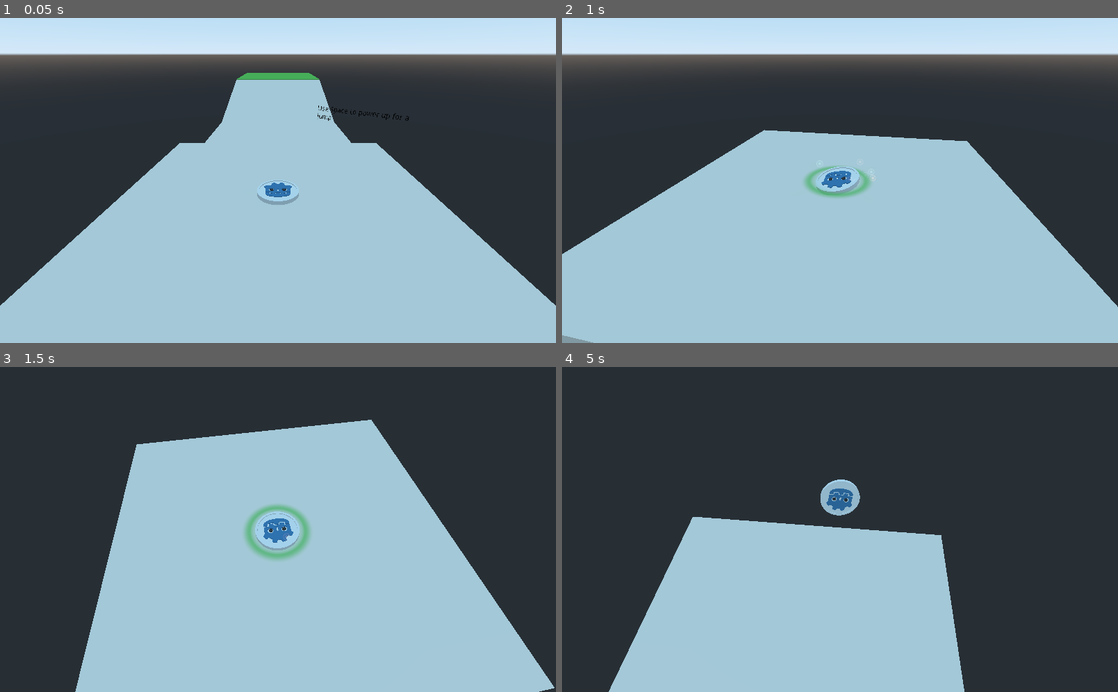
Above: before the commit, frames 1-4 (two rows, left to right).
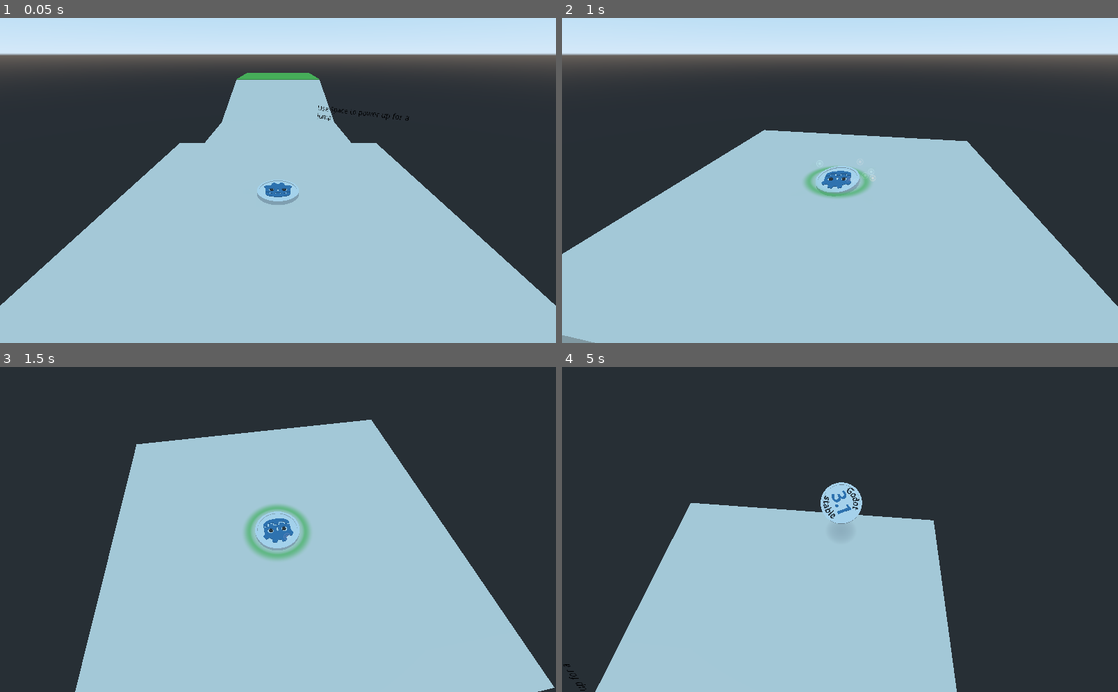
Above: after the commit, the same moments.

Repository: bojidar-bg/coin-jump
Game: Godot game, scene res://levels/Level1.tscn
Two runs of this game, one before a commit and one after it. Both use one fixed random seed, a clock stepped at 60 frames per second and the inputs below.
Inputs (mouse positions are in pixels of both pictures, inside the frame that each line leads up to):
- Up to frame 1 (0.05 s): no input
- Up to frame 2 (1 s): move the mouse to (962, 164) at 0.52 s; hold D (turn_right) from 0.53 s (still down); hold Space (power) from 0.53 s (still down); click (962, 164) at 0.67 s
- Up to frame 3 (1.5 s): move the mouse to (250, 529) at 1.27 s; release D (turn_right) at 1.28 s; release Space (power) at 1.28 s; hold W (turn_up) from 1.28 s (still down); tap Space (power) at 1.35 s
- Up to frame 4 (5 s): keep holding W (turn_up); move the mouse to (851, 523) at 2.02 s; hold Space (power) 2.03-2.78 s; move the mouse to (834, 536) at 2.77 s; tap Space (power) at 2.85, 4.35 s; move the mouse to (878, 532) at 3.52 s; hold Space (power) 3.53-4.28 s; move the mouse to (795, 526) at 4.27 s

Frame 1 is identical in both runs. In frame 2, 0.1% of the frame differs, in the area x 0-100%, y 34-100%; in frame 3, less than 0.1%; in frame 4, 4.3%, in the area x 0-73%, y 34-100%.

Commit message:
Refactor platforms, so that there are different types of resizeable platforms

Diff:
--- a/Coin.gd
+++ b/Coin.gd
@@ -1,6 +1,6 @@
 extends RigidBody
 
-const Platform = preload("res://Platform.gd")
+const Platform = preload("res://platforms/Platform.gd")
 export var camera_holder_path := @"../CameraOrigin"
 export var shadow_path := @"../Shadow"
 export var power_bar_path := @"../PowerProgress"
@@ -22,7 +22,6 @@
 var power_overflow := false
 var camera_rotation_speed := Vector2(0.0, 0.0)
 var camera_rotation := Vector2(0.0, deg2rad(-28.559))
-var mouse_rotation_input := 0.0
 var camera_rotation_target = null
 var stable_since := 0.0
 onready var camera_holder := get_node(camera_holder_path) as Spatial
@@ -106,24 +105,15 @@
 			update_power()
 		power_overflow = false
 
-	var is_stable = false
-	if stable_since > stable_time:
-		is_stable = true
 	if heads.is_colliding() and is_pointing_down(heads):
 		stable_since += delta
-		if heads.get_collider() is Platform:
-			var collider = heads.get_collider() as Platform
-			if collider.mode == 1 and stable_since > stable_time:
-				win()
-			elif collider.mode == 3 or collider.mode == 4:
+		if heads.get_collider().has_method("_land"):
+			if heads.get_collider()._land(0, stable_since > stable_time) == false:
 				die()
 	elif tails.is_colliding() and is_pointing_down(tails):
 		stable_since += delta
-		if tails.get_collider() is Platform:
-			var collider = tails.get_collider() as Platform
-			if collider.mode == 1 and stable_since > stable_time:
-				win()
-			elif collider.mode == 2 or collider.mode == 4:
+		if tails.get_collider().has_method("_land"):
+			if tails.get_collider()._land(1, stable_since > stable_time) == false:
 				die()
 	else:
 		stable_since = 0.0
--- a/Platform.gd
+++ /dev/null
@@ -1,23 +0,0 @@
-tool
-extends StaticBody
-
-export(int, "Normal", "Goal", "Head", "Tail", "Kill") var mode: int = 0 setget set_mode
-export var normal_material: Material
-export var goal_material: Material
-export var head_material: Material
-export var tail_material: Material
-export var kill_material: Material
-onready var mesh := $Mesh as MeshInstance
-
-func _ready():
-	set_mode(mode)
-
-func set_mode(new_mode):
-	mode = new_mode
-	if mesh != null:
-		match mode:
-			0: mesh.set_surface_material(0, normal_material)
-			1: mesh.set_surface_material(0, goal_material)
-			2: mesh.set_surface_material(0, head_material)
-			3: mesh.set_surface_material(0, tail_material)
-			4: mesh.set_surface_material(0, kill_material)
--- a/Platform.tscn
+++ /dev/null
@@ -1,39 +0,0 @@
-[gd_scene load_steps=9 format=2]
-
-[ext_resource path="res://Platform.gd" type="Script" id=1]
-
-[sub_resource type="SpatialMaterial" id=1]
-albedo_color = Color( 1, 0.956863, 0.913725, 1 )
-
-[sub_resource type="SpatialMaterial" id=2]
-albedo_color = Color( 0.435294, 0.831373, 0.368627, 1 )
-
-[sub_resource type="SpatialMaterial" id=3]
-albedo_color = Color( 0.284628, 0.544227, 0.743512, 1 )
-
-[sub_resource type="SpatialMaterial" id=4]
-albedo_color = Color( 0.427451, 0.364706, 0.494118, 1 )
-
-[sub_resource type="SpatialMaterial" id=7]
-albedo_color = Color( 0.945098, 0.0941176, 0.231373, 1 )
-
-[sub_resource type="CubeMesh" id=5]
-size = Vector3( 15, 1, 15 )
-
-[sub_resource type="BoxShape" id=6]
-extents = Vector3( 7.5, 0.5, 7.5 )
-
-[node name="Platform" type="StaticBody"]
-script = ExtResource( 1 )
-normal_material = SubResource( 1 )
-goal_material = SubResource( 2 )
-head_material = SubResource( 3 )
-tail_material = SubResource( 4 )
-kill_material = SubResource( 7 )
-
-[node name="Mesh" type="MeshInstance" parent="."]
-mesh = SubResource( 5 )
-material/0 = SubResource( 1 )
-
-[node name="Collision" type="CollisionShape" parent="."]
-shape = SubResource( 6 )
--- a/Player.gd
+++ /dev/null
@@ -1,6 +0,0 @@
-extends Spatial
-
-export(String, FILE, "*.tscn,*.scn") var next_level: String
-
-func go_to_next_level():
-	get_tree().change_scene(next_level)
--- a/Player.tscn
+++ b/Player.tscn
@@ -1,6 +1,5 @@
-[gd_scene load_steps=23 format=2]
-
-[ext_resource path="res://Player.gd" type="Script" id=1]
+[gd_scene load_steps=22 format=2]
+
 [ext_resource path="res://Coin.escn" type="PackedScene" id=2]
 [ext_resource path="res://Coin.gd" type="Script" id=3]
 [ext_resource path="res://particle.png" type="Texture" id=4]
@@ -172,7 +171,6 @@
 border_color = Color( 0.831373, 0.568627, 0.2, 1 )
 
 [node name="Player" type="Spatial"]
-script = ExtResource( 1 )
 
 [node name="Coin" parent="." instance=ExtResource( 2 )]
 physics_material_override = SubResource( 1 )
--- a/levels/Level1.tscn
+++ b/levels/Level1.tscn
@@ -1,7 +1,8 @@
-[gd_scene load_steps=8 format=2]
+[gd_scene load_steps=9 format=2]
 
 [ext_resource path="res://Player.tscn" type="PackedScene" id=1]
-[ext_resource path="res://Platform.tscn" type="PackedScene" id=2]
+[ext_resource path="res://platforms/Platform.tscn" type="PackedScene" id=2]
+[ext_resource path="res://platforms/GoalPlatform.tscn" type="PackedScene" id=3]
 
 [sub_resource type="Environment" id=1]
 background_mode = 1
@@ -28,16 +29,15 @@
 [node name="Platform2" parent="." instance=ExtResource( 2 )]
 transform = Transform( 1, 0, 0, 0, 1, 0, 0, 0, 1, 0, -2, -15 )
 
-[node name="Platform4" parent="." instance=ExtResource( 2 )]
-transform = Transform( 1, 0, 0, 0, 1, 0, 0, 0, 1, 0, 2, -44 )
-mode = 1
-
 [node name="Platform3" parent="." instance=ExtResource( 2 )]
 transform = Transform( 1, 0, 0, 0, 0.965926, -0.258819, 0, 0.258819, 0.965926, 0, 0, -29 )
 
+[node name="GoalPlatform" parent="." instance=ExtResource( 3 )]
+transform = Transform( 1, 0, 0, 0, 1, 0, 0, 0, 1, 0, 2, -44 )
+next_level = "res://levels/Level2.tscn"
+
 [node name="Player" parent="." instance=ExtResource( 1 )]
 transform = Transform( 1, 0, 0, 0, 1, 0, 0, 0, 1, 0, 0.718393, 0 )
-next_level = "res://levels/Level2.tscn"
 
 [node name="Viewport" type="Viewport" parent="."]
 size = Vector2( 200, 200 )
--- a/levels/Level2.tscn
+++ b/levels/Level2.tscn
@@ -1,7 +1,8 @@
-[gd_scene load_steps=8 format=2]
+[gd_scene load_steps=9 format=2]
 
-[ext_resource path="res://Platform.tscn" type="PackedScene" id=1]
+[ext_resource path="res://platforms/Platform.tscn" type="PackedScene" id=1]
 [ext_resource path="res://Player.tscn" type="PackedScene" id=2]
+[ext_resource path="res://platforms/GoalPlatform.tscn" type="PackedScene" id=3]
 
 [sub_resource type="Environment" id=1]
 background_mode = 1
@@ -31,13 +32,12 @@
 [node name="Platform3" parent="." instance=ExtResource( 1 )]
 transform = Transform( 1, 0, 0, 0, 1, 0, 0, 0, 1, 17, -1, -17 )
 
-[node name="Platform4" parent="." instance=ExtResource( 1 )]
+[node name="GoalPlatform" parent="." instance=ExtResource( 3 )]
 transform = Transform( 1, 0, 0, 0, 1, 0, 0, 0, 1, 17, 0, -34 )
-mode = 1
+next_level = "res://levels/Level3.tscn"
 
 [node name="Player" parent="." instance=ExtResource( 2 )]
 transform = Transform( 1, 0, 0, 0, 1, 0, 0, 0, 1, 0, 0.841447, 0 )
-next_level = "res://levels/Level3.tscn"
 
 [node name="Viewport" type="Viewport" parent="."]
 size = Vector2( 200, 200 )
--- a/levels/Level3.tscn
+++ b/levels/Level3.tscn
@@ -1,7 +1,9 @@
-[gd_scene load_steps=8 format=2]
+[gd_scene load_steps=10 format=2]
 
-[ext_resource path="res://Platform.tscn" type="PackedScene" id=1]
+[ext_resource path="res://platforms/Platform.tscn" type="PackedScene" id=1]
 [ext_resource path="res://Player.tscn" type="PackedScene" id=2]
+[ext_resource path="res://platforms/GoalPlatform.tscn" type="PackedScene" id=3]
+[ext_resource path="res://platforms/KillPlatform.tscn" type="PackedScene" id=4]
 
 [sub_resource type="Environment" id=1]
 background_mode = 1
@@ -25,21 +27,19 @@
 
 [node name="Platform" parent="." instance=ExtResource( 1 )]
 
-[node name="Platform2" parent="." instance=ExtResource( 1 )]
+[node name="KillPlatform" parent="." instance=ExtResource( 4 )]
+transform = Transform( 1, 0, 0, 0, 1, 0, 0, 0, 1, 0, 0, -36 )
+mode = 1
+
+[node name="KillPlatform2" parent="." instance=ExtResource( 4 )]
 transform = Transform( 1, 0, 0, 0, 1, 0, 0, 0, 1, 0, 0, -18 )
-mode = 2
 
-[node name="Platform3" parent="." instance=ExtResource( 1 )]
-transform = Transform( 1, 0, 0, 0, 1, 0, 0, 0, 1, 0, 0, -36 )
-mode = 3
-
-[node name="Platform4" parent="." instance=ExtResource( 1 )]
+[node name="GoalPlatform" parent="." instance=ExtResource( 3 )]
 transform = Transform( 1, 0, 0, 0, 1, 0, 0, 0, 1, 0, 0, -54 )
-mode = 1
+next_level = "res://levels/Level4.tscn"
 
 [node name="Player" parent="." instance=ExtResource( 2 )]
 transform = Transform( 1, 0, 0, 0, 1, 0, 0, 0, 1, 0, 0.841447, 0 )
-next_level = "res://levels/Level4.tscn"
 
 [node name="Viewport" type="Viewport" parent="."]
 size = Vector2( 200, 200 )
--- a/levels/Level4.tscn
+++ b/levels/Level4.tscn
@@ -1,7 +1,8 @@
-[gd_scene load_steps=3 format=2]
+[gd_scene load_steps=4 format=2]
 
-[ext_resource path="res://Platform.tscn" type="PackedScene" id=1]
+[ext_resource path="res://platforms/Platform.tscn" type="PackedScene" id=1]
 [ext_resource path="res://Player.tscn" type="PackedScene" id=2]
+[ext_resource path="res://platforms/GoalPlatform.tscn" type="PackedScene" id=3]
 
 [node name="World" type="Spatial"]
 
@@ -16,10 +17,9 @@
 [node name="Platform5" parent="." instance=ExtResource( 1 )]
 transform = Transform( 1, 0, 0, 0, 1, 0, 0, 0, 1, 16, 15, 0 )
 
-[node name="Platform4" parent="." instance=ExtResource( 1 )]
+[node name="GoalPlatform" parent="." instance=ExtResource( 3 )]
 transform = Transform( 1, 0, 0, 0, 1, 0, 0, 0, 1, 0, 20, 0 )
-mode = 1
+next_level = "res://levels/Level5.tscn"
 
 [node name="Player" parent="." instance=ExtResource( 2 )]
 transform = Transform( 1, 0, 0, 0, 1, 0, 0, 0, 1, 0, 0.841447, 0 )
-next_level = "res://levels/Level5.tscn"
--- a/levels/Level5.tscn
+++ b/levels/Level5.tscn
@@ -1,7 +1,8 @@
-[gd_scene load_steps=3 format=2]
+[gd_scene load_steps=4 format=2]
 
-[ext_resource path="res://Platform.tscn" type="PackedScene" id=1]
+[ext_resource path="res://platforms/Platform.tscn" type="PackedScene" id=1]
 [ext_resource path="res://Player.tscn" type="PackedScene" id=2]
+[ext_resource path="res://platforms/GoalPlatform.tscn" type="PackedScene" id=3]
 
 [node name="World" type="Spatial"]
 
@@ -16,10 +17,9 @@
 [node name="Platform5" parent="." instance=ExtResource( 1 )]
 transform = Transform( 1, 0, 0, 0, 1, 0, 0, 0, 1, 16, -15, 0 )
 
-[node name="Platform4" parent="." instance=ExtResource( 1 )]
+[node name="GoalPlatform" parent="." instance=ExtResource( 3 )]
 transform = Transform( 1, 0, 0, 0, 1, 0, 0, 0, 1, 0, -20, 0 )
-mode = 1
+next_level = "res://levels/Level6.tscn"
 
 [node name="Player" parent="." instance=ExtResource( 2 )]
 transform = Transform( 1, 0, 0, 0, 1, 0, 0, 0, 1, 0, 0.841447, 0 )
-next_level = "res://levels/Level6.tscn"
--- a/levels/Level6.tscn
+++ b/levels/Level6.tscn
@@ -1,23 +1,24 @@
-[gd_scene load_steps=3 format=2]
+[gd_scene load_steps=5 format=2]
 
-[ext_resource path="res://Platform.tscn" type="PackedScene" id=1]
+[ext_resource path="res://platforms/Platform.tscn" type="PackedScene" id=1]
 [ext_resource path="res://Player.tscn" type="PackedScene" id=2]
+[ext_resource path="res://platforms/KillPlatform.tscn" type="PackedScene" id=3]
+[ext_resource path="res://platforms/GoalPlatform.tscn" type="PackedScene" id=4]
 
 [node name="World" type="Spatial"]
 
 [node name="Platform" parent="." instance=ExtResource( 1 )]
 
-[node name="Platform8" parent="." instance=ExtResource( 1 )]
+[node name="GoalPlatform" parent="." instance=ExtResource( 4 )]
 transform = Transform( 1, 0, 0, 0, 1, 0, 0, 0, 1, 41, 0, -50 )
+next_level = "res://levels/Level7.tscn"
+
+[node name="KillPlatform" parent="." instance=ExtResource( 3 )]
+transform = Transform( 1, 0, 0, 0, 1, 0, 0, 0, 1, 0, 10, -25 )
 mode = 1
 
-[node name="Platform3" parent="." instance=ExtResource( 1 )]
-transform = Transform( 1, 0, 0, 0, 1, 0, 0, 0, 1, 0, 10, -25 )
-mode = 3
-
-[node name="Platform6" parent="." instance=ExtResource( 1 )]
+[node name="KillPlatform2" parent="." instance=ExtResource( 3 )]
 transform = Transform( 1, 0, 0, 0, 1, 0, 0, 0, 1, 41, 10, -25 )
-mode = 2
 
 [node name="Platform2" parent="." instance=ExtResource( 1 )]
 transform = Transform( 1, 0, 0, 0, 0.707107, -0.707107, 0, 0.707107, 0.707107, 0, 5, -12.5 )
@@ -39,4 +40,3 @@
 
 [node name="Player" parent="." instance=ExtResource( 2 )]
 transform = Transform( 1, 0, 0, 0, 1, 0, 0, 0, 1, 0, 0.841447, 0 )
-next_level = "res://levels/Level7.tscn"
--- a/levels/Level7.tscn
+++ b/levels/Level7.tscn
@@ -1,7 +1,8 @@
-[gd_scene load_steps=3 format=2]
+[gd_scene load_steps=4 format=2]
 
-[ext_resource path="res://Platform.tscn" type="PackedScene" id=1]
+[ext_resource path="res://platforms/Platform.tscn" type="PackedScene" id=1]
 [ext_resource path="res://Player.tscn" type="PackedScene" id=2]
+[ext_resource path="res://platforms/GoalPlatform.tscn" type="PackedScene" id=3]
 
 [node name="World" type="Spatial"]
 
@@ -22,9 +23,9 @@
 [node name="Platform8" parent="." instance=ExtResource( 1 )]
 transform = Transform( 1, 0, 0, 0, 1, 0, 0, 0, 1, 47, 26, -69 )
 
-[node name="Platform9" parent="." instance=ExtResource( 1 )]
+[node name="GoalPlatform" parent="." instance=ExtResource( 3 )]
 transform = Transform( 1, 0, 0, 0, 1, 0, 0, 0, 1, 2, 32, -69 )
-mode = 1
+next_level = "res://levels/Level8.tscn"
 
 [node name="Platform3" parent="." instance=ExtResource( 1 )]
 transform = Transform( 0.906308, 0.422618, 0, -0.422618, 0.906308, 0, 0, 0, 1, 34, 12, 0 )
@@ -34,4 +35,3 @@
 
 [node name="Player" parent="." instance=ExtResource( 2 )]
 transform = Transform( 1, 0, 0, 0, 1, 0, 0, 0, 1, 0, 0.841447, 0 )
-next_level = "res://levels/Level8.tscn"
--- a/levels/Level8.tscn
+++ b/levels/Level8.tscn
@@ -1,40 +1,21 @@
-[gd_scene load_steps=3 format=2]
+[gd_scene load_steps=5 format=2]
 
 [ext_resource path="res://Player.tscn" type="PackedScene" id=1]
-[ext_resource path="res://Platform.tscn" type="PackedScene" id=2]
+[ext_resource path="res://platforms/Platform.tscn" type="PackedScene" id=2]
+[ext_resource path="res://platforms/GoalPlatform.tscn" type="PackedScene" id=3]
+[ext_resource path="res://platforms/KillPlatform.tscn" type="PackedScene" id=4]
 
 [node name="World" type="Spatial"]
 
 [node name="Platform" parent="." instance=ExtResource( 2 )]
 
-[node name="Platform2" parent="." instance=ExtResource( 2 )]
-transform = Transform( 1, 0, 0, 0, 1, 0, 0, 0, 1, 0, 0, -15 )
-mode = 4
+[node name="KillPlatform" parent="." instance=ExtResource( 4 )]
+transform = Transform( 1, 0, 0, 0, 1, 0, 0, 0, 1, 0, 0, -52.5 )
+size = Vector3( 15, 1, 90 )
+mode = 2
 
-[node name="Platform3" parent="." instance=ExtResource( 2 )]
-transform = Transform( 1, 0, 0, 0, 1, 0, 0, 0, 1, 0, 0, -30 )
-mode = 4
-
-[node name="Platform4" parent="." instance=ExtResource( 2 )]
-transform = Transform( 1, 0, 0, 0, 1, 0, 0, 0, 1, 0, 0, -45 )
-mode = 4
-
-[node name="Platform5" parent="." instance=ExtResource( 2 )]
-transform = Transform( 1, 0, 0, 0, 1, 0, 0, 0, 1, 0, 0, -60 )
-mode = 4
-
-[node name="Platform6" parent="." instance=ExtResource( 2 )]
-transform = Transform( 1, 0, 0, 0, 1, 0, 0, 0, 1, 0, 0, -75 )
-mode = 4
-
-[node name="Platform7" parent="." instance=ExtResource( 2 )]
-transform = Transform( 1, 0, 0, 0, 1, 0, 0, 0, 1, 0, 0, -90 )
-mode = 4
-
-[node name="Platform14" parent="." instance=ExtResource( 2 )]
+[node name="GoalPlatform" parent="." instance=ExtResource( 3 )]
 transform = Transform( 1, 0, 0, 0, 1, 0, 0, 0, 1, 0, 0, -105 )
-mode = 1
 
 [node name="Player" parent="." instance=ExtResource( 1 )]
 transform = Transform( 1, 0, 0, 0, 1, 0, 0, 0, 1, 0, 0.718393, 0 )
-next_level = "res://levels/Level8.tscn"
--- /dev/null
+++ b/platforms/GoalPlatform.gd
@@ -0,0 +1,9 @@
+extends "res://platforms/Platform.gd"
+
+export(String, FILE, "*.tscn,*.scn") var next_level: String
+
+func _land(_side, stable):
+	if stable:
+		# warning-ignore:return_value_discarded
+		get_tree().change_scene(next_level if next_level != "" else owner.filename)
+	return true
--- /dev/null
+++ b/platforms/GoalPlatform.tscn
@@ -0,0 +1,19 @@
+[gd_scene load_steps=5 format=2]
+
+[ext_resource path="res://platforms/Platform.tscn" type="PackedScene" id=1]
+[ext_resource path="res://platforms/GoalPlatform.gd" type="Script" id=2]
+
+[sub_resource type="SpatialMaterial" id=1]
+albedo_color = Color( 0.435294, 0.831373, 0.368627, 1 )
+
+[sub_resource type="BoxShape" id=2]
+extents = Vector3( 7.5, 0.5, 7.5 )
+
+[node name="GoalPlatform" instance=ExtResource( 1 )]
+script = ExtResource( 2 )
+
+[node name="Mesh" parent="." index="0"]
+material/0 = SubResource( 1 )
+
+[node name="Collision" parent="." index="1"]
+shape = SubResource( 2 )
--- /dev/null
+++ b/platforms/KillPlatform.gd
@@ -0,0 +1,23 @@
+tool
+extends "res://platforms/Platform.gd"
+
+export(int, "Head", "Tail", "Any") var mode: int = 0 setget set_mode
+export var head_material: Material
+export var tail_material: Material
+export var kill_material: Material
+
+func _ready():
+	set_mode(mode)
+
+func _land(side, _stable):
+	if side != mode:
+		return false
+	return true
+
+func set_mode(new_mode):
+	mode = new_mode
+	if mesh_instance != null:
+		match mode:
+			0: mesh_instance.set_surface_material(0, head_material)
+			1: mesh_instance.set_surface_material(0, tail_material)
+			2: mesh_instance.set_surface_material(0, kill_material)
--- /dev/null
+++ b/platforms/KillPlatform.tscn
@@ -0,0 +1,22 @@
+[gd_scene load_steps=6 format=2]
+
+[ext_resource path="res://platforms/Platform.tscn" type="PackedScene" id=1]
+[ext_resource path="res://platforms/KillPlatform.gd" type="Script" id=2]
+
+[sub_resource type="SpatialMaterial" id=1]
+albedo_color = Color( 0.284628, 0.544227, 0.743512, 1 )
+
+[sub_resource type="SpatialMaterial" id=2]
+albedo_color = Color( 0.427451, 0.364706, 0.494118, 1 )
+
+[sub_resource type="SpatialMaterial" id=3]
+albedo_color = Color( 0.945098, 0.0941176, 0.231373, 1 )
+
+[node name="KillPlatform" instance=ExtResource( 1 )]
+script = ExtResource( 2 )
+head_material = SubResource( 1 )
+tail_material = SubResource( 2 )
+kill_material = SubResource( 3 )
+
+[node name="Mesh" parent="." index="0"]
+material/0 = SubResource( 1 )
--- /dev/null
+++ b/platforms/Platform.gd
@@ -0,0 +1,31 @@
+tool
+extends StaticBody
+
+const shape_cache = {}
+const snap = 1
+
+export var size: Vector3 = Vector3(15, 1, 15) setget set_size
+onready var mesh_instance := $Mesh as MeshInstance
+onready var collision_instance := $Collision as CollisionShape
+
+func _ready():
+	update_mesh()
+
+func _land(_side, _stable):
+	return true
+
+func set_size(new_size):
+	size = new_size
+	update_mesh()
+
+func update_mesh():
+	if collision_instance != null:
+		if shape_cache.get(size) != null and shape_cache.get(size).get_ref() != null:
+			collision_instance.shape = shape_cache[size].get_ref()
+		else:
+			var new_shape = BoxShape.new()
+			new_shape.extents = size / 2
+			collision_instance.shape = new_shape
+			shape_cache[size] = weakref(new_shape)
+	if mesh_instance != null:
+		mesh_instance.scale = size
--- /dev/null
+++ b/platforms/Platform.tscn
@@ -0,0 +1,23 @@
+[gd_scene load_steps=5 format=2]
+
+[ext_resource path="res://platforms/Platform.gd" type="Script" id=1]
+
+[sub_resource type="CubeMesh" id=1]
+size = Vector3( 1, 1, 1 )
+
+[sub_resource type="SpatialMaterial" id=2]
+albedo_color = Color( 1, 0.956863, 0.913725, 1 )
+
+[sub_resource type="BoxShape" id=3]
+extents = Vector3( 7.5, 0.5, 7.5 )
+
+[node name="Platform" type="StaticBody"]
+script = ExtResource( 1 )
+
+[node name="Mesh" type="MeshInstance" parent="."]
+transform = Transform( 15, 0, 0, 0, 1, 0, 0, 0, 15, 0, 0, 0 )
+mesh = SubResource( 1 )
+material/0 = SubResource( 2 )
+
+[node name="Collision" type="CollisionShape" parent="."]
+shape = SubResource( 3 )
